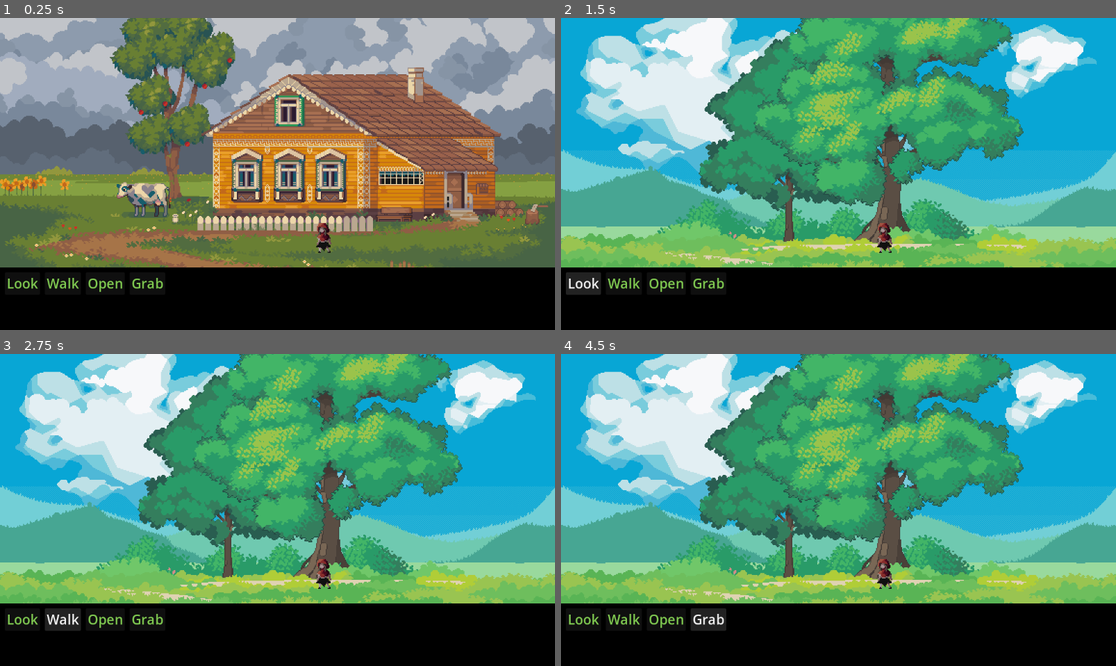
Above: before the commit, frames 1-4 (two rows, left to right).
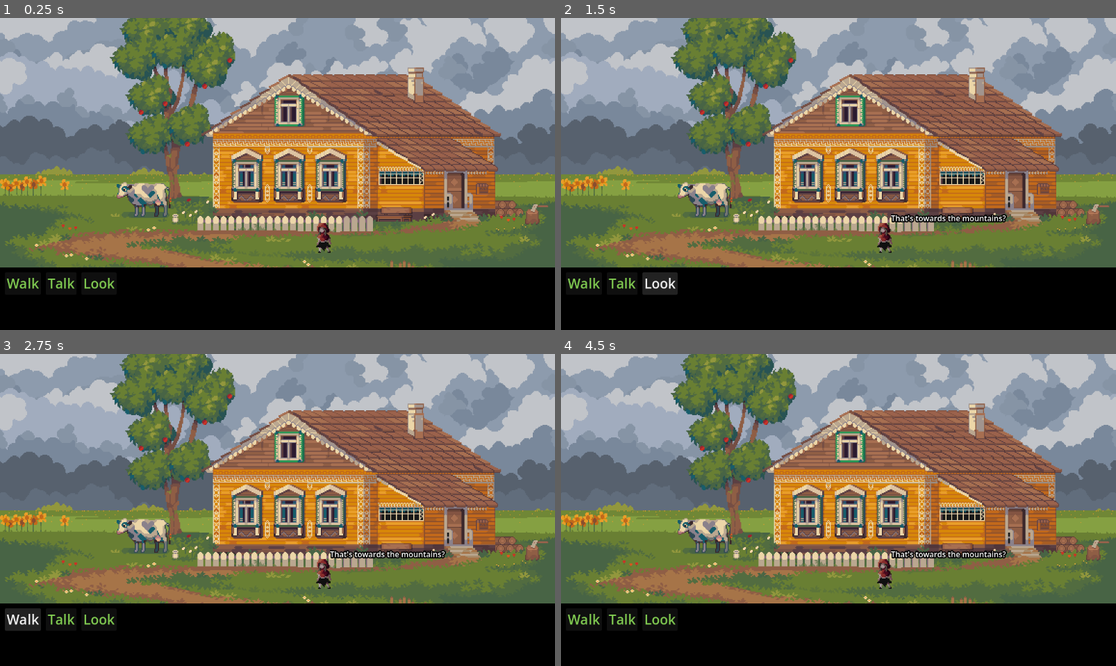
Above: after the commit, the same moments.

Repository: gregorhcs/GGJ26
Game: Godot game, scene res://SC_Game.tscn
The game is run twice, just before and just after one commit, with the same random seed, the same clock (stepped at 60 frames per second) and the same inputs.
Inputs (mouse positions are in pixels of both pictures, inside the frame that each line leads up to):
- Up to frame 1 (0.25 s): no input
- Up to frame 2 (1.5 s): click (572, 142) at 0.52 s; click "Look" at 1.25 s
- Up to frame 3 (2.75 s): click "Walk" at 2 s
- Up to frame 4 (4.5 s): click (666, 619) at 2.75 s, where only the run before the commit has a clickable "Open"; click (622, 619) at 3.5 s, where only the run after the commit has a clickable "Talk"; click (710, 619) at 4.25 s, where only the run before the commit has a clickable "Grab"

The runs differ from the first frame. In frame 1, 0.5% of the frame differs, in the area x 1-30%, y 83-88%; in frame 2, 80%; in frame 3, 80%; in frame 4, 80%, in the area x 0-100%, y 0-89%.

Commit message:
Work on command infrastructure + first content

Diff:
--- a/Prefabs/SC_LevelChange.tscn
+++ b/Prefabs/SC_Interactable.tscn
@@ -1,16 +1,16 @@
 [gd_scene format=3 uid="uid://bt1mkr28sjdjb"]
 
-[ext_resource type="Script" uid="uid://cndnf125ippai" path="res://Scripts/LevelChangeTrigger.gd" id="1_t1cv8"]
+[ext_resource type="Script" uid="uid://cndnf125ippai" path="res://Scripts/Interactable.gd" id="1_ot7op"]
 
 [sub_resource type="StyleBoxEmpty" id="StyleBoxEmpty_t1cv8"]
 
 [sub_resource type="StyleBoxFlat" id="StyleBoxFlat_s18d6"]
 bg_color = Color(0.069, 0.082433335, 0.1, 0.40392157)
 
-[node name="ScLevelChange" type="Control" unique_id=1555687100 node_paths=PackedStringArray("TriggerButton")]
+[node name="ScLevelChange" type="Control" unique_id=1555687100 node_paths=PackedStringArray("TriggerButton") groups=["interactables"]]
 layout_mode = 3
 anchors_preset = 0
-script = ExtResource("1_t1cv8")
+script = ExtResource("1_ot7op")
 TriggerButton = NodePath("Button")
 
 [node name="Button" type="Button" parent="." unique_id=543647863]
@@ -23,6 +23,7 @@
 theme_override_styles/normal = SubResource("StyleBoxEmpty_t1cv8")
 theme_override_styles/hover = SubResource("StyleBoxFlat_s18d6")
 
+[connection signal="gui_input" from="Button" to="." method="_on_button_gui_input"]
 [connection signal="mouse_entered" from="Button" to="." method="_on_button_mouse_entered"]
 [connection signal="mouse_exited" from="Button" to="." method="_on_button_mouse_exited"]
 [connection signal="pressed" from="Button" to="." method="_on_button_pressed"]
--- a/SC_Game.tscn
+++ b/SC_Game.tscn
@@ -8,7 +8,7 @@
 [ext_resource type="Shader" uid="uid://cpw7c07oynd44" path="res://Shaders/SH_Starfield.gdshader" id="5_qbhns"]
 [ext_resource type="Shader" uid="uid://d0yxr6psoc2h7" path="res://Shaders/SH_Fracture.gdshader" id="6_i7ulb"]
 [ext_resource type="PackedScene" uid="uid://bj77ng66yfap2" path="res://Prefabs/SC_Avatar.tscn" id="6_tte00"]
-[ext_resource type="PackedScene" uid="uid://bt1mkr28sjdjb" path="res://Prefabs/SC_LevelChange.tscn" id="8_mnbkb"]
+[ext_resource type="PackedScene" uid="uid://bt1mkr28sjdjb" path="res://Prefabs/SC_Interactable.tscn" id="8_mnbkb"]
 
 [sub_resource type="ShaderMaterial" id="ShaderMaterial_i7ulb"]
 shader = ExtResource("5_qbhns")
@@ -28,7 +28,7 @@
 shader_parameter/pixel_size = 386.36801830498
 shader_parameter/binary_threshold = 0.230000010925
 
-[node name="GameDirectorControl" type="Control" unique_id=941596401 node_paths=PackedStringArray("AvatarControl", "Mask", "ScreenUIContainer")]
+[node name="GameDirectorControl" type="Control" unique_id=941596401 node_paths=PackedStringArray("AvatarControl", "Mask", "ScreenUIContainer", "CommandButtons")]
 layout_mode = 3
 anchors_preset = 15
 anchor_right = 1.0
@@ -40,6 +40,11 @@
 Mask = NodePath("VBoxContainer/Control/ColorRectTop/BackgroundImage")
 ScreenUIContainer = NodePath("VBoxContainer/Control/ColorRectTop/BackgroundImage")
 Screens = Array[Texture2D]([ExtResource("2_afm0w"), ExtResource("3_od4mt"), ExtResource("4_toqui")])
+CommandButtons = {
+0: NodePath("VBoxContainer/ColorRectBot/MarginContainer/HFlowContainer/ButtonLook"),
+1: NodePath("VBoxContainer/ColorRectBot/MarginContainer/HFlowContainer/ButtonWalk"),
+2: NodePath("VBoxContainer/ColorRectBot/MarginContainer/HFlowContainer/ButtonTalk")
+}
 
 [node name="VBoxContainer" type="VBoxContainer" parent="." unique_id=752364534]
 layout_mode = 1
@@ -93,17 +98,42 @@
 grow_vertical = 2
 mouse_filter = 2
 
-[node name="ScLevelChange_Left" parent="VBoxContainer/Control/HBoxContainer" unique_id=1555687100 instance=ExtResource("8_mnbkb")]
+[node name="ScInteractable_LevelChangeLeft" parent="VBoxContainer/Control/HBoxContainer" unique_id=1555687100 instance=ExtResource("8_mnbkb")]
 z_index = 2
 custom_minimum_size = Vector2(50, 0)
 layout_mode = 2
 size_flags_horizontal = 2
+TextToSay = Dictionary[int, String]({
+0: "That's towards the mountains?",
+1: "So far...",
+2: ""
+})
+ChangeLevelLeft = true
 
-[node name="ScLevelChange_Right" parent="VBoxContainer/Control/HBoxContainer" unique_id=2081177871 instance=ExtResource("8_mnbkb")]
+[node name="ScInteractable_LevelChange_Right" parent="VBoxContainer/Control/HBoxContainer" unique_id=2081177871 instance=ExtResource("8_mnbkb")]
 z_index = 2
 custom_minimum_size = Vector2(50, 0)
 layout_mode = 2
 size_flags_horizontal = 10
+TextToSay = Dictionary[int, String]({
+0: "Meadows and streams.",
+1: "My eyes hurt",
+2: ""
+})
+ChangeLevelRight = true
+
+[node name="ScLevelChange_Cow" parent="VBoxContainer/Control" unique_id=1889477931 instance=ExtResource("8_mnbkb")]
+layout_mode = 0
+offset_left = 240.0
+offset_top = 339.0
+offset_right = 359.0
+offset_bottom = 417.0
+pivot_offset = Vector2(75, 75)
+TextToSay = Dictionary[int, String]({
+0: "She looks happy",
+1: "Yeah let's visit the Berta the Brown.",
+2: "Hey cow, having a good day in this world?"
+})
 
 [node name="ColorRectBot" type="ColorRect" parent="VBoxContainer" unique_id=301630333]
 layout_mode = 2
@@ -128,35 +158,26 @@
 theme_override_constants/h_separation = 10
 theme_override_constants/v_separation = 10
 
-[node name="Button" type="Button" parent="VBoxContainer/ColorRectBot/MarginContainer/HFlowContainer" unique_id=242030701]
+[node name="ButtonWalk" type="Button" parent="VBoxContainer/ColorRectBot/MarginContainer/HFlowContainer" unique_id=298806790]
+layout_mode = 2
+theme_override_colors/font_color = Color(0.5019608, 0.7921569, 0.31764707, 1)
+theme_override_constants/outline_size = 0
+theme_override_font_sizes/font_size = 28
+text = "Walk"
+
+[node name="ButtonTalk" type="Button" parent="VBoxContainer/ColorRectBot/MarginContainer/HFlowContainer" unique_id=125665242]
+layout_mode = 2
+theme_override_colors/font_color = Color(0.5019608, 0.7921569, 0.31764707, 1)
+theme_override_constants/outline_size = 0
+theme_override_font_sizes/font_size = 28
+text = "Talk"
+
+[node name="ButtonLook" type="Button" parent="VBoxContainer/ColorRectBot/MarginContainer/HFlowContainer" unique_id=242030701]
 layout_mode = 2
 theme_override_colors/font_color = Color(0.5019608, 0.7921569, 0.31764707, 1)
 theme_override_constants/outline_size = 0
 theme_override_font_sizes/font_size = 28
 text = "Look"
 
-[node name="Button2" type="Button" parent="VBoxContainer/ColorRectBot/MarginContainer/HFlowContainer" unique_id=298806790]
-layout_mode = 2
-theme_override_colors/font_color = Color(0.5019608, 0.7921569, 0.31764707, 1)
-theme_override_constants/outline_size = 0
-theme_override_font_sizes/font_size = 28
-text = "Walk"
-
-[node name="Button3" type="Button" parent="VBoxContainer/ColorRectBot/MarginContainer/HFlowContainer" unique_id=819104406]
-layout_mode = 2
-theme_override_colors/font_color = Color(0.5019608, 0.7921569, 0.31764707, 1)
-theme_override_constants/outline_size = 0
-theme_override_font_sizes/font_size = 28
-text = "Open"
-
-[node name="Button4" type="Button" parent="VBoxContainer/ColorRectBot/MarginContainer/HFlowContainer" unique_id=125665242]
-layout_mode = 2
-theme_override_colors/font_color = Color(0.5019608, 0.7921569, 0.31764707, 1)
-theme_override_constants/outline_size = 0
-theme_override_font_sizes/font_size = 28
-text = "Grab"
-
 [connection signal="gui_input" from="VBoxContainer/Control/ColorRectTop" to="." method="_on_color_rect_top_gui_input"]
 [connection signal="gui_input" from="VBoxContainer/Control/ColorRectTop/BackgroundImage" to="." method="_on_background_image_gui_input"]
-[connection signal="triggered" from="VBoxContainer/Control/HBoxContainer/ScLevelChange_Left" to="." method="_on_sc_level_change_left_triggered"]
-[connection signal="triggered" from="VBoxContainer/Control/HBoxContainer/ScLevelChange_Right" to="." method="_on_sc_level_change_right_triggered"]
--- a/Scripts/Avatar.gd
+++ b/Scripts/Avatar.gd
@@ -4,11 +4,12 @@
 @export var SpeechText: RichTextLabel
 
 var current_goal = Vector2(0, 0)
+var current_callback: Callable
 var is_moving = false
 
-func move_to(position: Vector2) -> void:
+func move_to(position: Vector2, callback: Callable) -> void:
 	current_goal = position
-	set_text("Okay..")
+	current_callback = callback
 
 func set_text(text: String) -> void:
 	SpeechText.text = text
@@ -32,4 +33,6 @@
 		is_moving = true
 		AnimatedAvatarSprite.flip_h = delta_to_goal.x > 0
 	else:
+		if is_moving and current_callback.is_valid():
+			current_callback.call()
 		is_moving = false
--- /dev/null
+++ b/Scripts/Commands.gd
@@ -0,0 +1,4 @@
+extends Object
+class_name GameEnums
+
+enum Command { LOOK, WALK, TALK }
--- a/Scripts/GameDirector.gd
+++ b/Scripts/GameDirector.gd
@@ -5,6 +5,9 @@
 
 @export var ScreenUIContainer : TextureRect
 @export var Screens : Array[Texture2D]
+@export var CommandButtons : Dictionary[GameEnums.Command, Button]
+
+const Date = preload("res://Scripts/Commands.gd")
 
 var CurrentScreen = 0;
 var CurrentInsanity = 0;
@@ -16,14 +19,39 @@
 # Called when the node enters the scene tree for the first time.
 func _ready() -> void:
 	_update_screen(0)
+	for node in get_tree().get_nodes_in_group("interactables"):
+		node.is_available.connect(_on_interactable_available)
+		node.is_unavailable.connect(_on_interactable_unavailable)
+		node.request.connect(_on_interactable_request)
 
-# Called every frame. 'delta' is the elapsed time since the previous frame.
-func _process(delta: float) -> void:
-	pass
+func _on_interactable_available(node, command: GameEnums.Command):
+	print("Available:", node.name, " - ", command)
+	CommandButtons[command].add_theme_color_override("font_color", Color(1.0, 1.0, 1.0))
+
+func _on_interactable_unavailable(node, command: GameEnums.Command):
+	print("Unavailable:", node.name, " - ", command)
+	CommandButtons[command].add_theme_color_override("font_color", Color("80ca51"))
+
+func _on_interactable_request(node, command: GameEnums.Command):
+	print("Request:", node.name, " - ", command)
+
+	if command == GameEnums.Command.WALK:
+		if node.ChangeLevelLeft:
+			_update_screen((CurrentScreen - 1) % Screens.size())
+		elif node.ChangeLevelRight:
+			_update_screen((CurrentScreen + 1) % Screens.size())
+		else:
+			AvatarControl.move_to(node.position + node.pivot_offset, func() : pass)
+
+	if !node.TextToSay[command].is_empty():
+		AvatarControl.set_text(node.TextToSay[command])
+
+	increase_insanity(node.Insanity[command])
 
 func _on_background_image_gui_input(event: InputEvent) -> void:
-	if event is InputEventMouseButton and event.pressed:
-		AvatarControl.move_to(event.position)
+	if event is InputEventMouseButton and event.pressed and event.button_index == MOUSE_BUTTON_RIGHT:
+		AvatarControl.move_to(event.position, func(): pass)
+		AvatarControl.set_text("Okay..")
 		increase_insanity(1)
 
 func _update_screen(new_screen: int) -> void:
@@ -31,9 +59,3 @@
 		ScreenUIContainer.texture = Screens[CurrentScreen]
 		CurrentScreen = new_screen
 		increase_insanity(3)
-
-func _on_sc_level_change_left_triggered() -> void:
-	_update_screen((CurrentScreen  - 1) % Screens.size())
-
-func _on_sc_level_change_right_triggered() -> void:
-	_update_screen((CurrentScreen + 1) % Screens.size())
--- /dev/null
+++ b/Scripts/Interactable.gd
@@ -0,0 +1,42 @@
+extends Node
+
+const Date = preload("res://Scripts/Commands.gd")
+
+@export var TriggerButton : Button
+@export var TextToSay: Dictionary[GameEnums.Command, String] = {
+	GameEnums.Command.LOOK : "",
+	GameEnums.Command.TALK : "",
+	GameEnums.Command.WALK : "" }
+@export var Insanity: Dictionary[GameEnums.Command, int] = {
+	GameEnums.Command.LOOK : 1,
+	GameEnums.Command.TALK : 4,
+	GameEnums.Command.WALK : 2 }
+@export var ChangeLevelLeft : bool
+@export var ChangeLevelRight : bool
+
+signal is_available(node, command);
+signal is_unavailable(node,command)
+signal request(node,command);
+
+func _on_button_gui_input(event: InputEvent) -> void:
+	if event is InputEventMouseButton and event.pressed:
+		match event.button_index:
+			MOUSE_BUTTON_LEFT:
+				request.emit(self, GameEnums.Command.LOOK)
+			MOUSE_BUTTON_RIGHT:
+				request.emit(self, GameEnums.Command.WALK)
+			MOUSE_BUTTON_MIDDLE:
+				request.emit(self, GameEnums.Command.TALK)
+
+func _on_button_mouse_entered() -> void:
+	for command_name in GameEnums.Command.keys():
+		var command_value = GameEnums.Command[command_name]
+		if !TextToSay[command_value].is_empty():
+			is_available.emit(self, command_value)
+
+
+func _on_button_mouse_exited() -> void:
+	for command_name in GameEnums.Command.keys():
+		var command_value = GameEnums.Command[command_name]
+		if !TextToSay[command_value].is_empty():
+			is_unavailable.emit(self, command_value)
--- a/Scripts/LevelChangeTrigger.gd
+++ /dev/null
@@ -1,14 +0,0 @@
-extends Node
-
-@export var TriggerButton : Button
-
-signal triggered;
-
-func _on_button_pressed() -> void:
-	emit_signal("triggered")
-
-func _on_button_mouse_entered() -> void:
-	pass
-
-func _on_button_mouse_exited() -> void:
-	pass
--- a/project.godot
+++ b/project.godot
@@ -15,6 +15,10 @@
 config/features=PackedStringArray("4.6", "Forward Plus")
 config/icon="res://icon.svg"
 
+[global_group]
+
+interactables=""
+
 [input]
 
 world_act_at={
Not shown, added: Scripts/Commands.gd.uid
Renamed: Scripts/LevelChangeTrigger.gd.uid -> Scripts/Interactable.gd.uid
